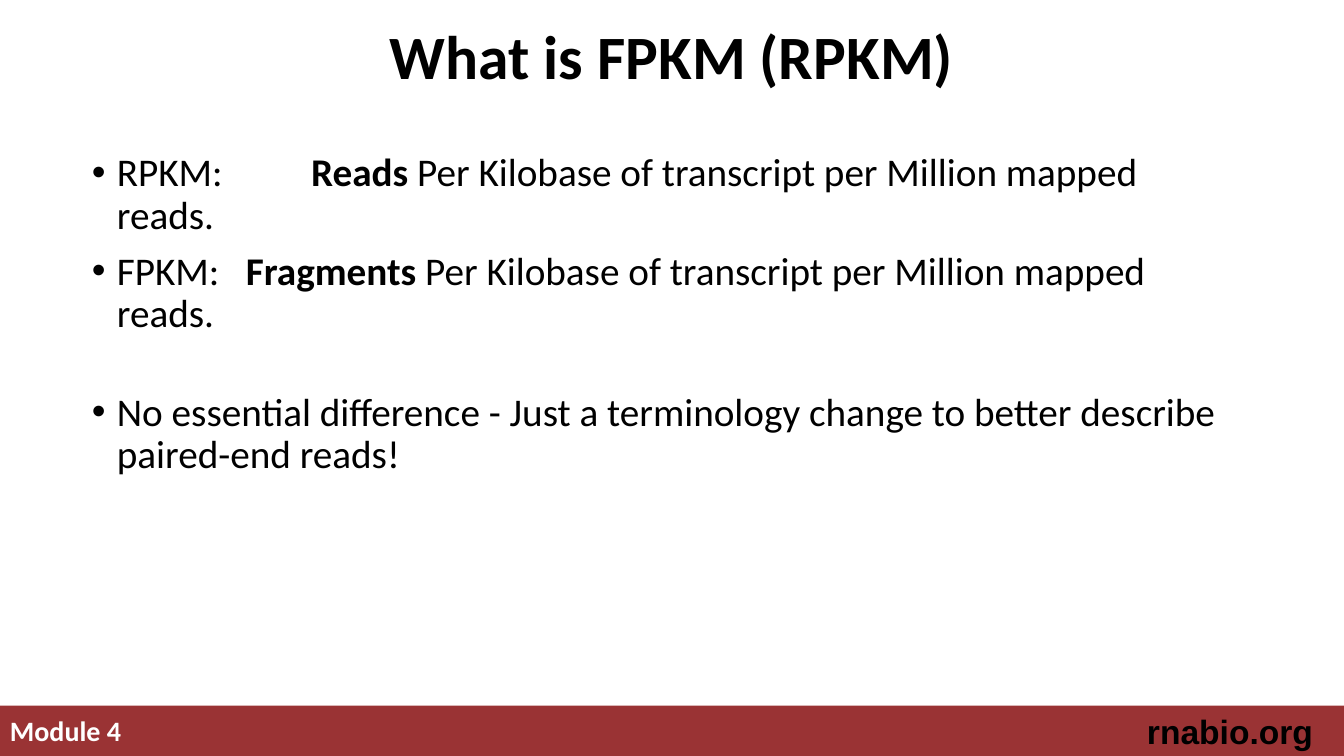
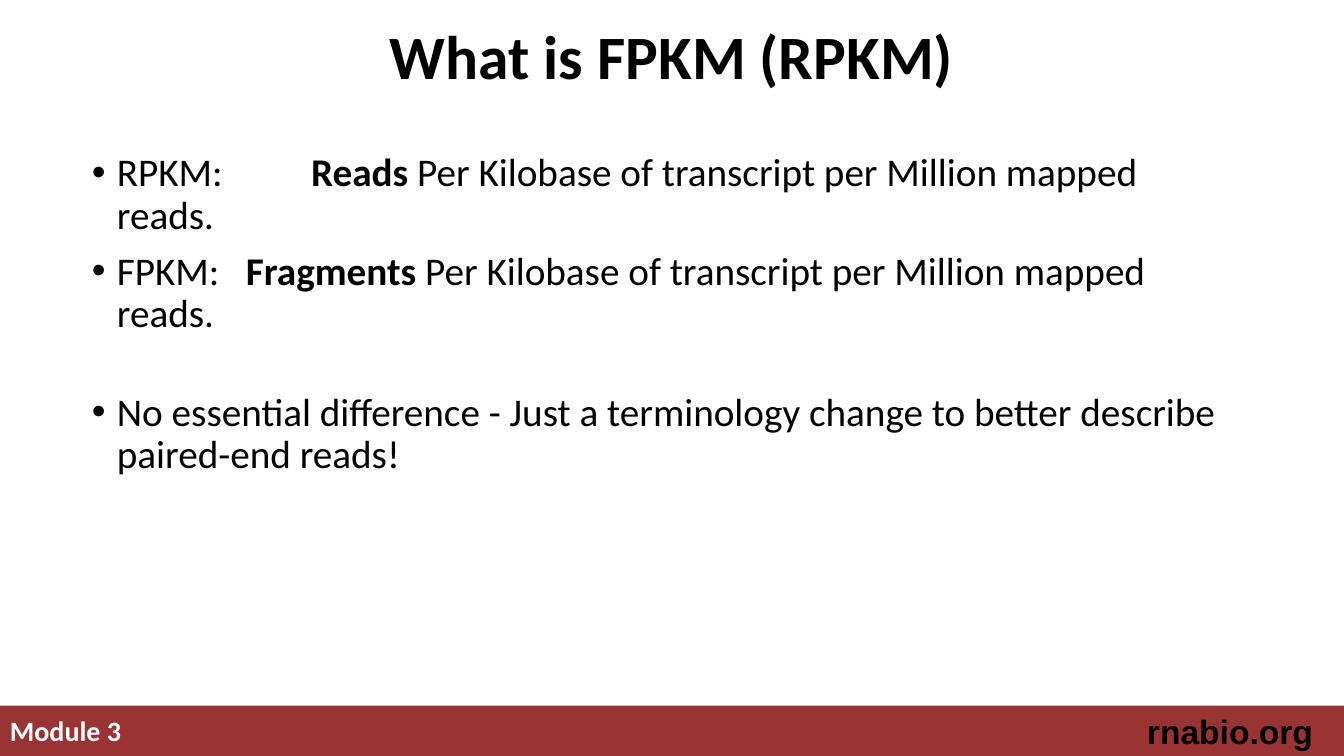
Before and after one commit to griffithlab/rnabio.org, a slide deck: slide 3 of assets/lectures/cshl/2019/mini/RNASeq_MiniLecture_03_01_AbundanceEstimation.pptx. Drawn at 1344x756 pixels with LibreOffice and Linux fonts; fonts in the diff are those of the drawing. Boxes give left, top, right and bottom in pixels: in the first picture for what was removed or moved away, otherwise in the second. Text is boxed around its words. In the diff, an @@ line names an element or a change of style, - is before the commit and + after.

Commit message:
update module number on bottom of slide

```diff
--- a/assets/lectures/cshl/2019/mini/RNASeq_MiniLecture_03_01_AbundanceEstimation.pptx
+++ b/assets/lectures/cshl/2019/mini/RNASeq_MiniLecture_03_01_AbundanceEstimation.pptx
@@ text at bbox=[10, 721, 121, 741]: text changed @@
-Module 4
+Module 3
```
Also in this commit, not shown: 9 other slides changed, 21 other files.
